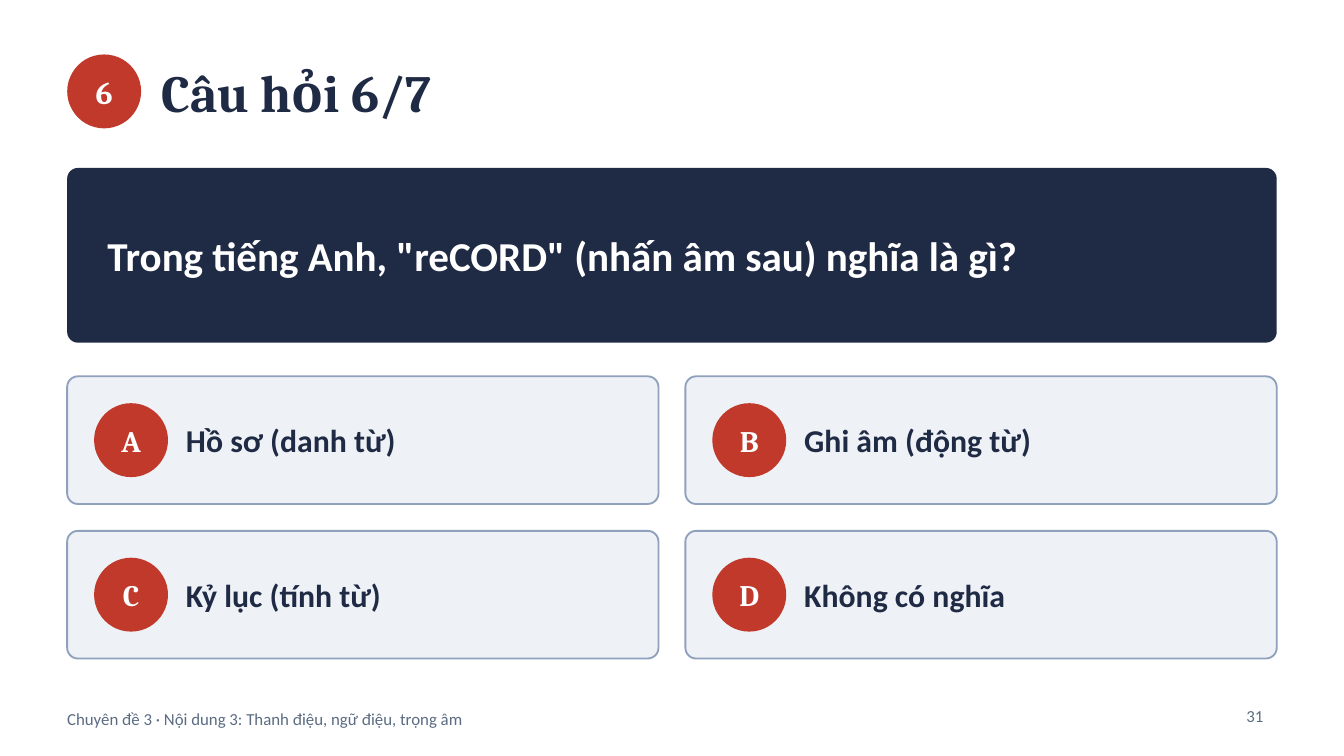
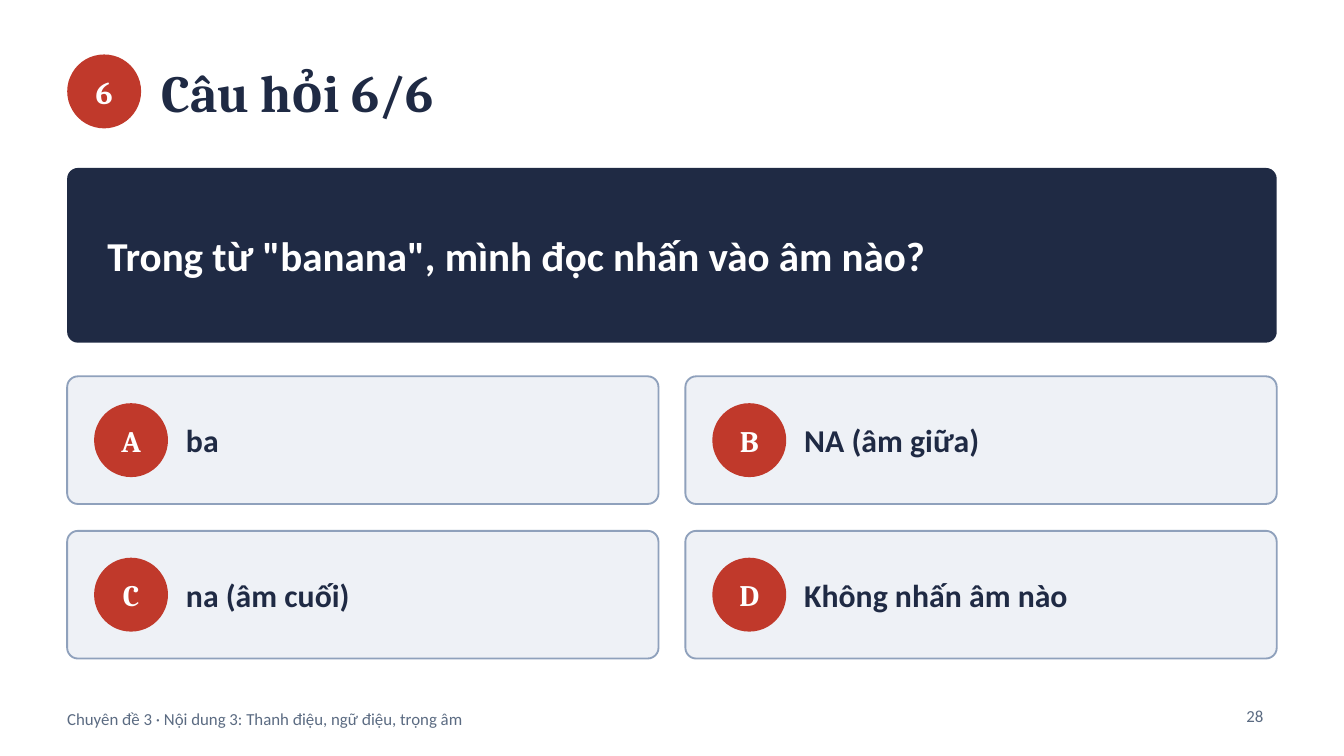
Before and after one commit to datpolime/Claude, a slide deck: slide 28 of Noi_dung_3_Thanh_dieu_ngu_dieu_trong_am.pptx (slide 31 before the commit). Drawn at 1344x756 pixels with LibreOffice and Linux fonts; fonts in the diff are those of the drawing. Boxes give left, top, right and bottom in pixels: in the first picture for what was removed or moved away, otherwise in the second. Text is boxed around its words. In the diff, an @@ line names an element or a change of style, - is before the commit and + after.

```diff
--- a/Noi_dung_3_Thanh_dieu_ngu_dieu_trong_am.pptx
+++ b/Noi_dung_3_Thanh_dieu_ngu_dieu_trong_am.pptx
@@ title at box(161, 75, 435, 119): text changed @@
-Câu hỏi 6/7
+Câu hỏi 6/6
@@ text at box(107, 240, 925, 279): text changed @@
-Trong tiếng Anh, "reCORD" (nhấn âm sau) nghĩa là gì?
+Trong từ "banana", mình đọc nhấn vào âm nào?
@@ text in rounded rectangle at box(186, 429, 219, 453): text changed @@
-Hồ sơ (danh từ)
+ba
@@ text in rounded rectangle at box(804, 428, 979, 458): text changed @@
-Ghi âm (động từ)
+NA (âm giữa)
@@ text in rounded rectangle at box(186, 583, 349, 612): text changed @@
-Kỷ lục (tính từ)
+na (âm cuối)
@@ text in rounded rectangle at box(804, 583, 1068, 613): text changed @@
-Không có nghĩa
+Không nhấn âm nào
@@ page number at box(1246, 710, 1263, 722): text changed @@
-31
+28
```
Also in this commit, not shown: 25 other slides changed, 5 slides added, 11 slides removed.
